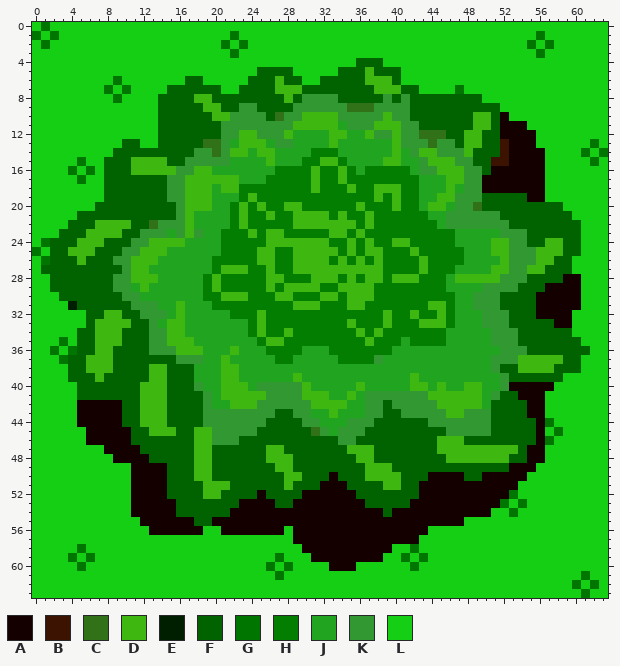
File history of a pixel-art sprite, images/FarmingPatch4.png. The first picture shows the starting point.
The file is 64x64 pixels.
Palette (. is transparent): A #150000  B #3c1200  C #317219  D #3eb711  E #001e00  F #006300  G #007500  H #037e00  J #21a521  K #329932  L #15cf15
Once edited:
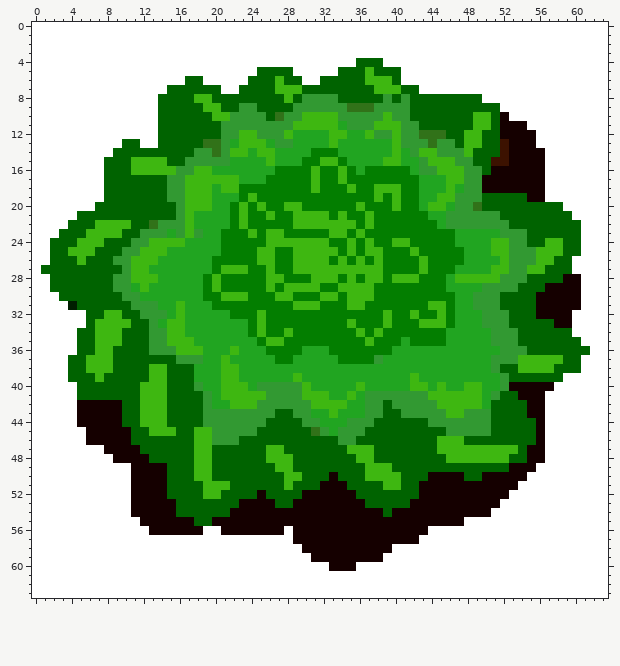
Change:
colour L: #15cf15 -> #ffffff
Changed rows in their new state; - is a pixel that keeps its letter.
first column x 0:
 0 -L--------------------------------------------------------
 1 L-L-------------------L---------------------------------L-
 2 -L-------------------L-L-------------------------------L-L
 3 ----------------------L---------------------------------L-
 6 ---------L------------------------------------------------
 7 --------L-L------------------------------------L----------
 8 ---------L------------------------------------------------
first column x 4:
13 ----------------------------------------------------------L-
14 ---------------------------------------------------------L-L
15 -L--------------------------------------------------------L-
16 L-L---------------------------------------------------------
17 -L----------------------------------------------------------
first column x 0:
24 -L
25 L-
26 -L
first column x 2:
35 -L-
36 L-L
37 -L-
first column x 57:
44 L-
45 -L
46 L-
first column x 52:
52 -L-
53 L-L
54 -L-
first column x 4:
58 -L------------------------------------L--------------------
59 L-L--------------------L-------------L-L-------------------
60 -L--------------------L-L-------------L--------------------
61 -----------------------L---------------------------------L-
62 --------------------------------------------------------L-L
63 ---------------------------------------------------------L-
Boxes around the changes in both pictures, in picture pixels (x1, y1, x2, y2):
changed: (32, 22, 608, 598)
